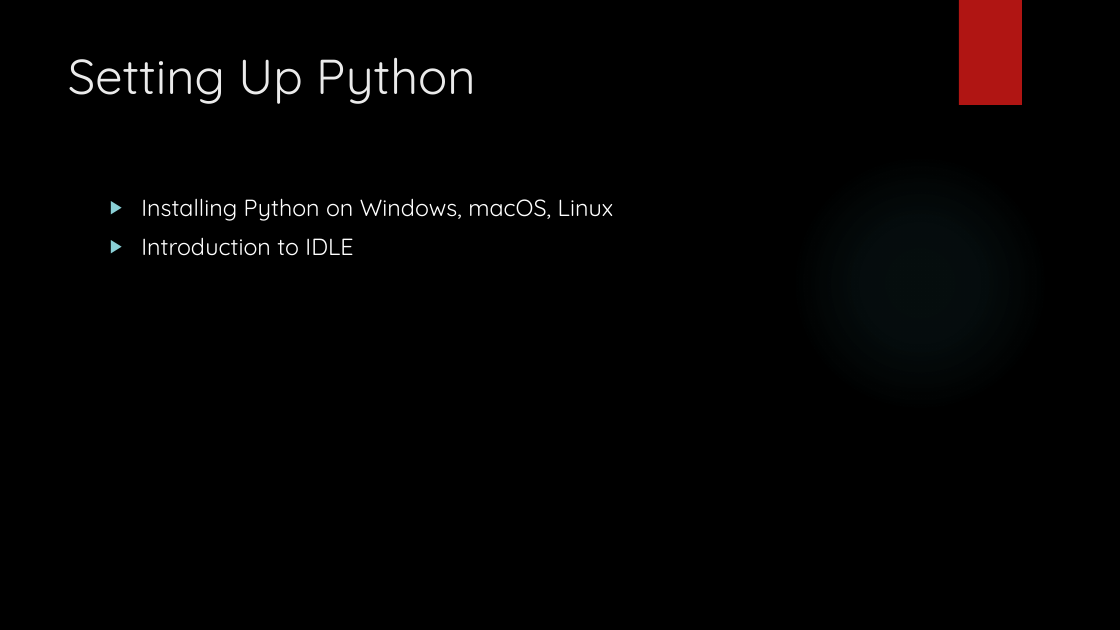
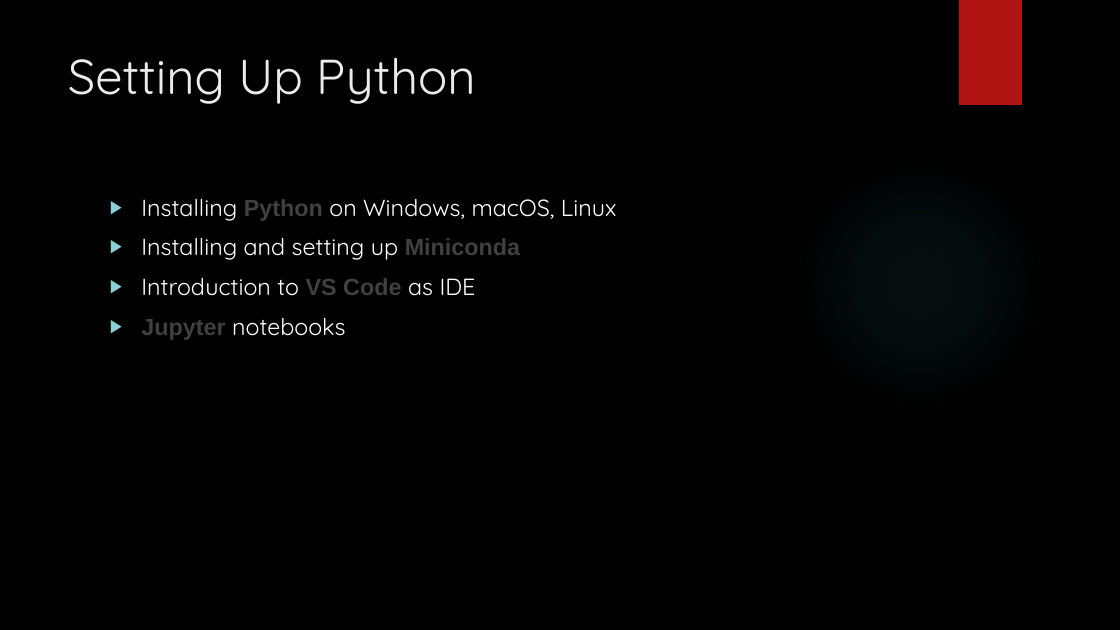
Before and after one commit to AliAkbarAhmadiDaryab/Introduction-to-Data-Science-with-Python, a slide deck: slide 2 of slides/Introduction to Python Programming for Beginners.pptx. Drawn at 1120x630 pixels with LibreOffice and Linux fonts; fonts in the diff are those of the drawing; background and template pictures are left out. Boxes give left, top, right and bottom in pixels: in the first picture for what was removed or moved away, otherwise in the second. Text is boxed around its words. In the diff, an @@ line names an element or a change of style, - is before the commit and + after.

Commit message:
Docs: Update the info

```diff
--- a/slides/Introduction to Python Programming for Beginners.pptx
+++ b/slides/Introduction to Python Programming for Beginners.pptx
@@ text at (141,198,617,221): font Quicksand to Arial, text colour #FFFFFF to #404040, bold on in "Python" @@
@@ text at (141,237,520,340): text changed @@
-▶ Introduction to IDLE
+▶ Installing and setting up Miniconda
+▶ Introduction to VS Code as IDE
+▶ Jupyter notebooks
```
